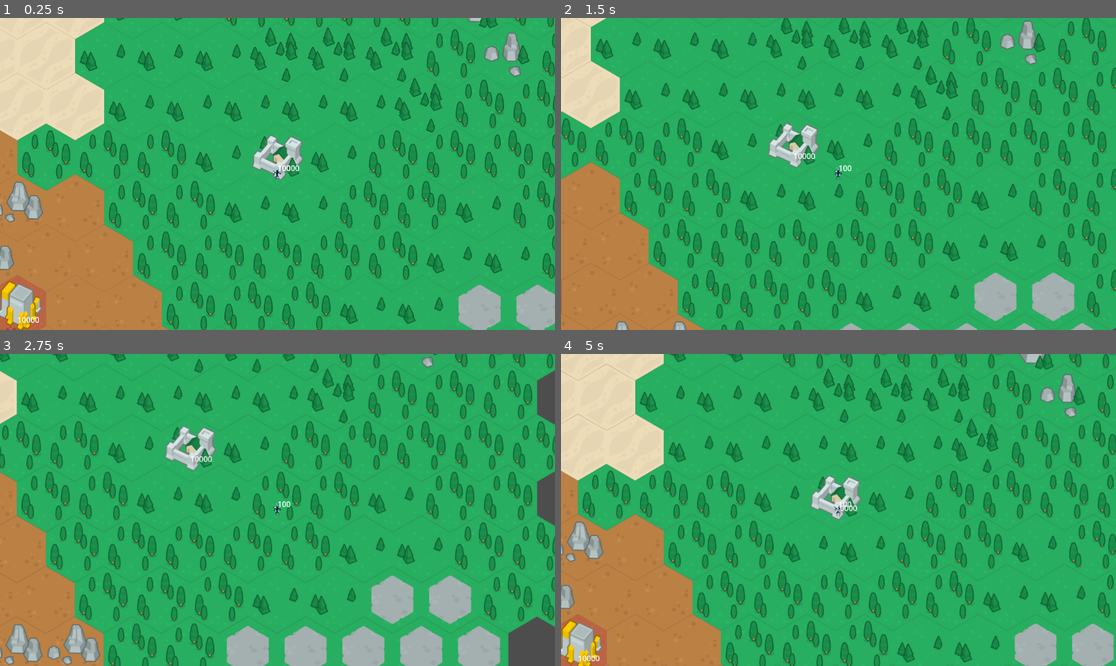
Above: before the commit, frames 1-4 (two rows, left to right).
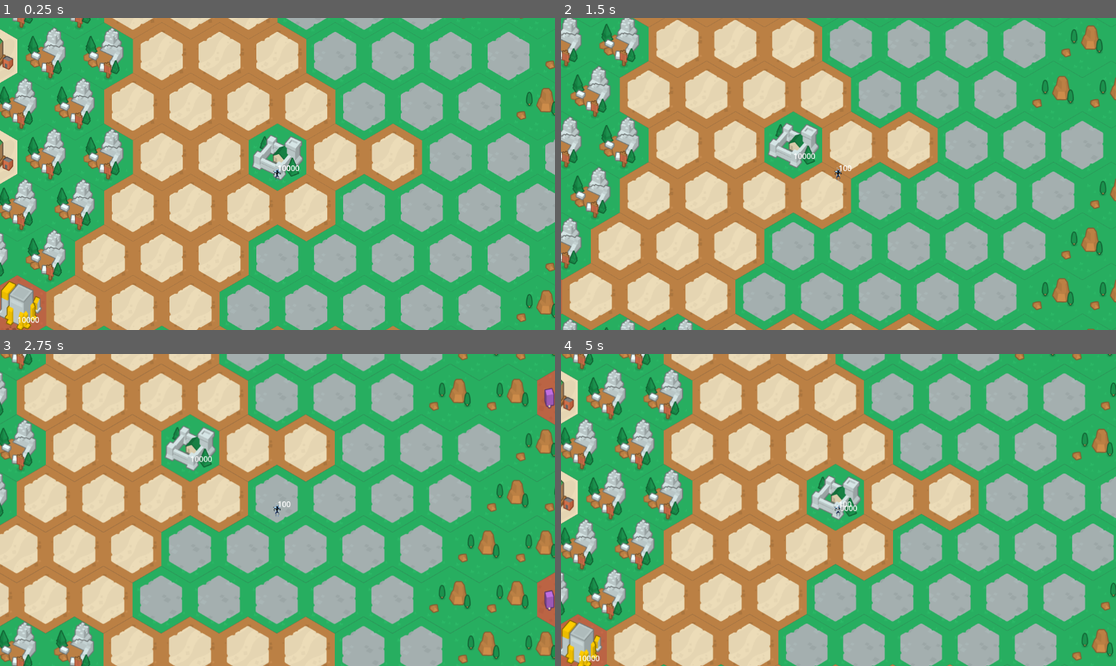
Above: after the commit, the same moments.

Repository: ThirdBlockStudios/Swarm
Game: Godot game, scene res://Scenes/Objects/world.tscn
The game is run twice, just before and just after one commit, with the same random seed, the same clock (stepped at 60 frames per second) and the same inputs.
Inputs (mouse positions are in pixels of both pictures, inside the frame that each line leads up to):
- Up to frame 1 (0.25 s): no input
- Up to frame 2 (1.5 s): tap Enter at 0.5 s; move the mouse to (960, 158) at 0.52 s; press the mouse at (960, 158) at 0.53 s; hold Right (ui_right) 0.53-1.28 s; move the mouse to (727, 189) at 1.27 s; release the mouse at (727, 189) at 1.28 s; hold Down (ui_down) from 1.28 s (still down); tap Space (center_camera) at 1.35 s
- Up to frame 3 (2.75 s): move the mouse to (333, 441) at 2.02 s; release Down (ui_down) at 2.03 s; hold Right (ui_right) from 2.03 s (still down); hold Middle mouse button (pan_with_mouse) from 2.03 s (still down)
- Up to frame 4 (5 s): move the mouse to (810, 572) at 2.77 s; release Right (ui_right) at 2.78 s; release Middle mouse button (pan_with_mouse) at 2.78 s; hold Up (ui_up) 2.78-3.53 s; tap Shift (shift) at 2.85 s; move the mouse to (1005, 556) at 3.52 s; hold Left (ui_left) from 3.53 s (still down); tap Mouse wheel down (zoom_in) at 3.6 s; move the mouse to (672, 463) at 4.27 s; tap Mouse wheel up (zoom_out) at 4.35 s

The runs differ from the first frame. In frame 1, 72% of the frame differs, in the area x 0-100%, y 0-100%; in frame 2, 68%; in frame 3, 67%; in frame 4, 72%.
Error in both runs: Invalid access to property or key 'position' on a base object of type 'null instance'. (res://Scenes/Components/CameraComponent.gd:36)

Commit message:
[World] Generate TileMap using Perlin Noise procedural generation (#11)
* nice prelim results with FastNoiseLite

* perlin w/ frequency

Diff:
--- a/Scenes/Objects/world.gd
+++ b/Scenes/Objects/world.gd
@@ -1,11 +1,16 @@
 class_name World
 extends Node2D
+
+const MAP_SIZE: Vector2 = Vector2(256, 256)
+const ATLAS_SIZE: Vector2 = Vector2(11, 11)
+const NOISE_FREQUENCY: float = 0.05
 
 var player: Player
 var enemyBase: EnemyBase
 var playerBase: PlayerBase
 
 @onready var ui_manager = $UIManager
+@onready var tilemap = $TileMap
 
 
 func _ready():
@@ -17,6 +22,37 @@
     player.get_node("HealthComponent").health_depleted.connect(display_game_over_screen)
     playerBase.get_node("HealthComponent").health_depleted.connect(display_game_over_screen)
     enemyBase.get_node("HealthComponent").health_depleted.connect(display_game_over_screen)
+    generate_world()
+
+
+func generate_world():
+    var spawn = tilemap.local_to_map(Vector2(0, 0))
+    var noise_generator = FastNoiseLite.new()
+    noise_generator.set_noise_type(FastNoiseLite.TYPE_PERLIN)
+    noise_generator.set_frequency(NOISE_FREQUENCY)
+#    noise_generator.set_fractal_octaves(10)
+    noise_generator.seed = randi()
+
+    for x in MAP_SIZE.x:
+        for y in MAP_SIZE.y:
+            # MAP_SIZE / 2 to center the map relative to origin (0, 0).
+            var coordinates = Vector2i(spawn.x - MAP_SIZE.x / 2 + x, spawn.y - MAP_SIZE.y / 2 + y)
+            # TODO(nkuang): Atlas needs to also be set up for procedural generation i.e. grass
+            # tiles with grass, mountains with mountain, exclude tower tiles.
+
+            # The noise generator returns a value from [-1, 1]. Assuming the
+            # tile atlas is square (N x N), we multiple the noise value by N to
+            # span the entire atlas since the noise value maps to a specific
+            # tile in the atlas.
+            #
+            # Note that most noise functions don't produce values close to the extrema.
+            var noise_value = (noise_generator.get_noise_2dv(coordinates)) * (ATLAS_SIZE.x / 2)
+#            var noise_value = (noise_generator.get_noise_2dv(coordinates)) * 110
+            # Atlas mapping requires positive, integer coordinates.
+            var atlas_x = abs(round(noise_value + (ATLAS_SIZE.x / 2)))
+            var atlas_y = abs(round(noise_value + (ATLAS_SIZE.x / 2)))
+            var atlas_coordinates = Vector2(atlas_x, atlas_y)
+            tilemap.set_cell(0, coordinates, 0, atlas_coordinates, 0)
 
 
 func _input(event: InputEvent):
